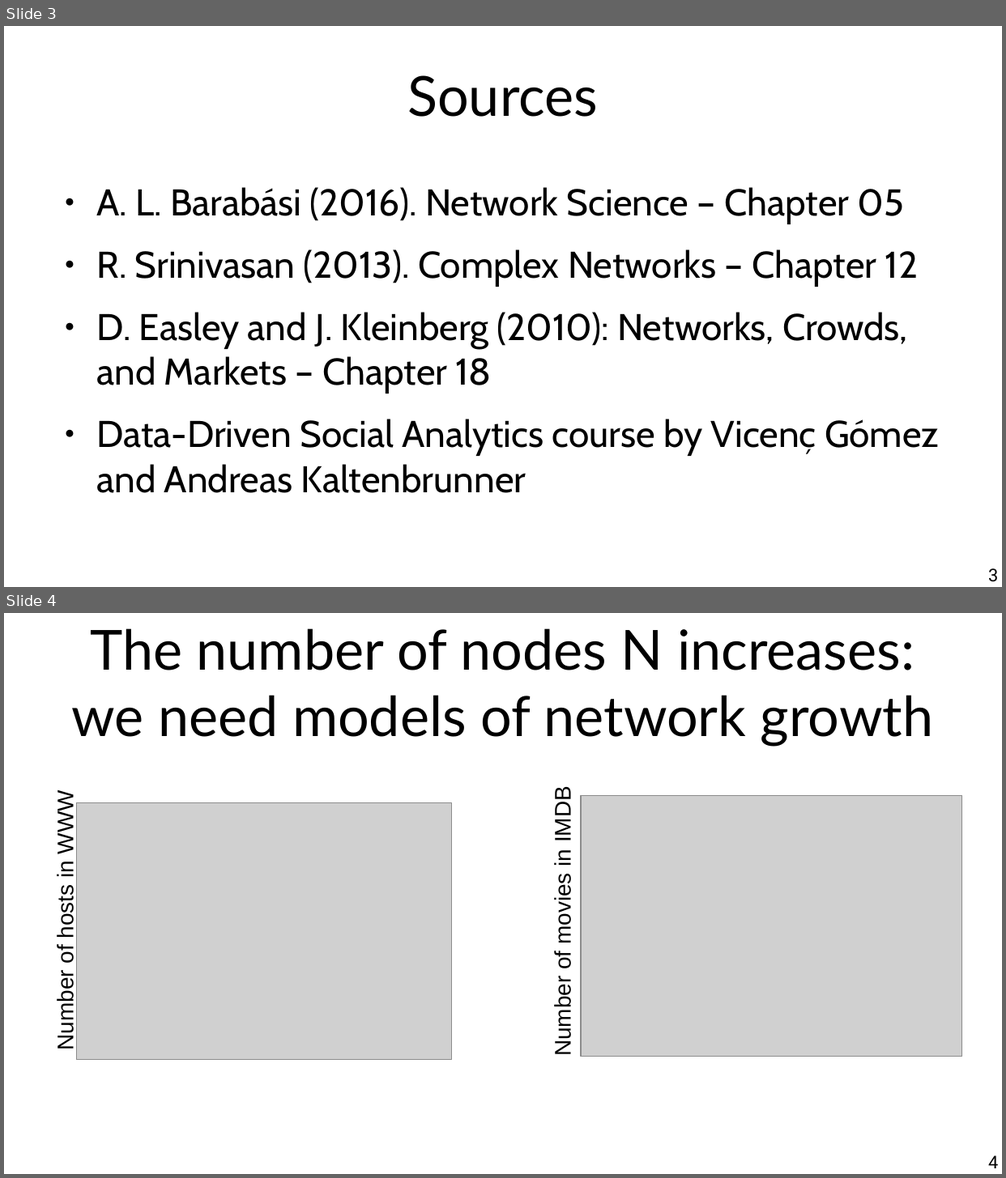
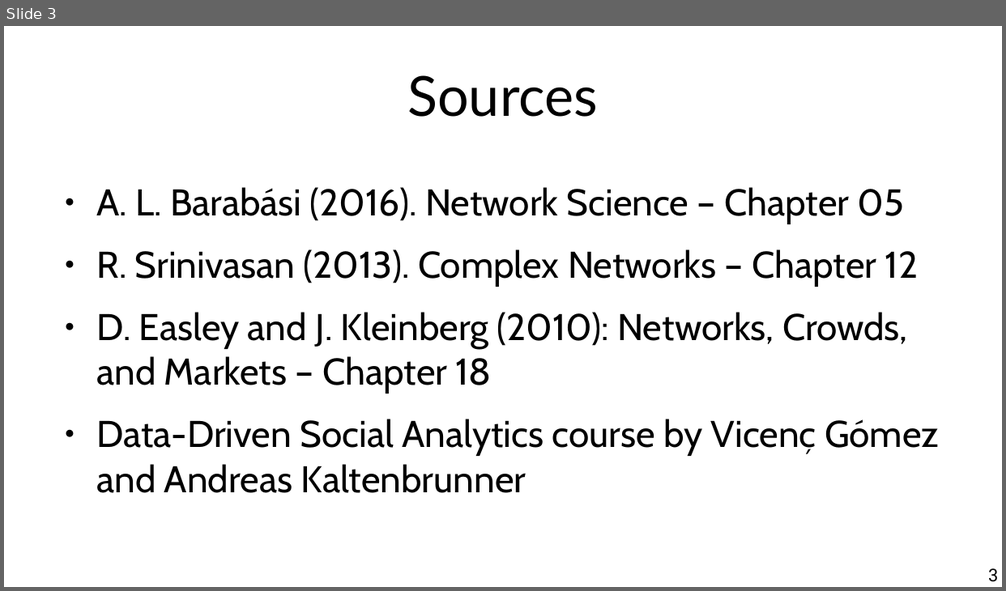
Before and after one commit to chatox/networks-science-course, a slide deck: theory/odp/tt16-preferential_attachment.odp. Shown one above the other, each under a label of ours: slides 3 and 4 before the commit, slide 3 after it. The pictures are 1006x1178 and 1006x591 pixels, drawn with LibreOffice and Linux fonts; fonts in the diff are those of the drawing; grey boxes stand for pictures. Boxes give left, top, right and bottom in pixels: in the first picture for what was removed or moved away, otherwise in the second. Text is boxed around its words. In the diff, an @@ line names an element or a change of style, - is before the commit and + after.

```diff
--- a/theory/odp/tt16-preferential_attachment.odp
+++ b/theory/odp/tt16-preferential_attachment.odp
@@ slide 4 removed at box(4, 613, 1002, 1174), background #FFFFFF @@
@@ title removed at box(71, 628, 933, 747) @@
-The number of nodes N increases:
-we need models of network growth
@@ text removed at box(53, 796, 78, 1048) @@
-Number of hosts in WWW
@@ picture removed at box(76, 803, 451, 1059) @@
@@ text removed at box(550, 792, 575, 1054) @@
-Number of movies in IMDB
@@ picture removed at box(581, 796, 962, 1057) @@
@@ page number removed at box(988, 1156, 998, 1169) @@
-4
```
Also in this commit, not shown: 1 slide added, 2 other slides removed, 5 other files.
